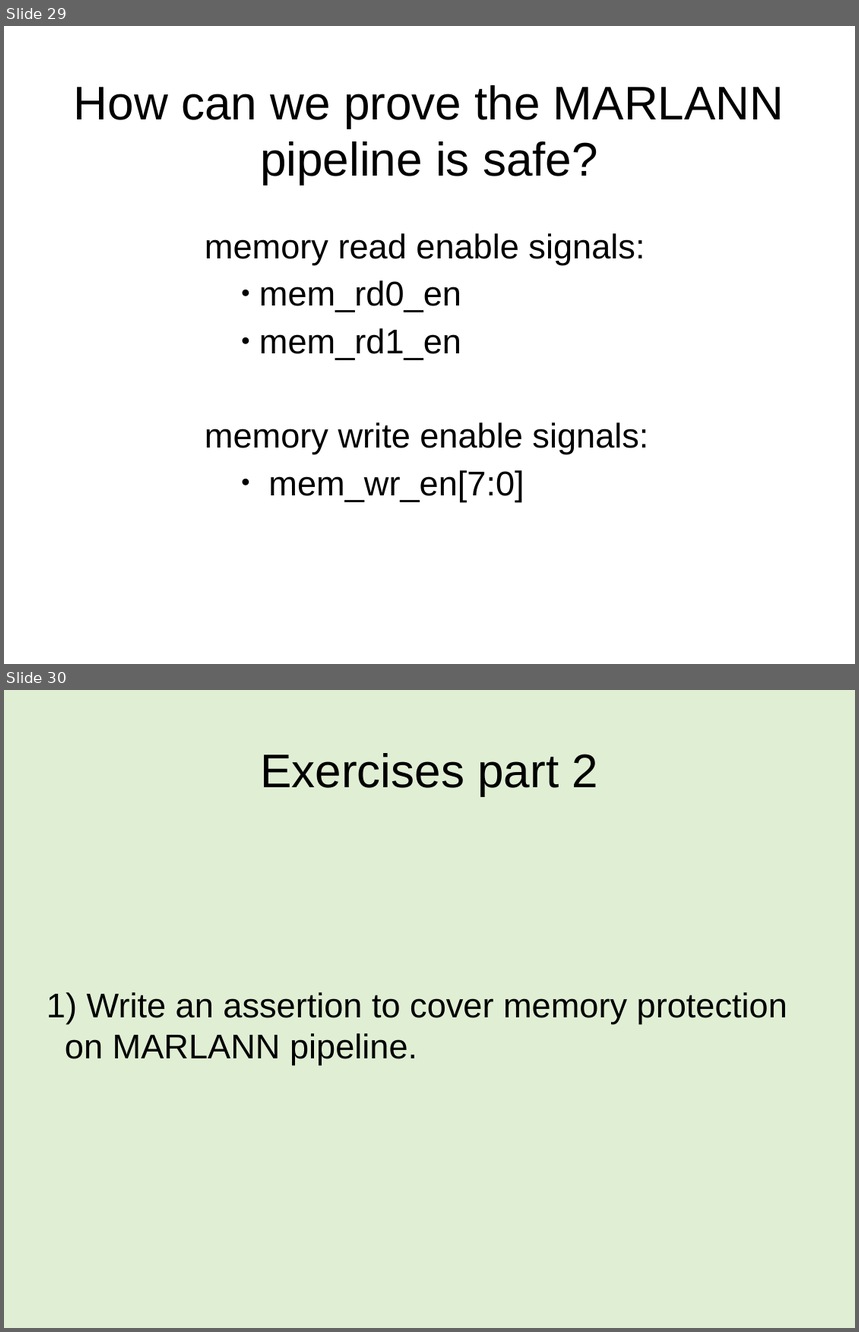
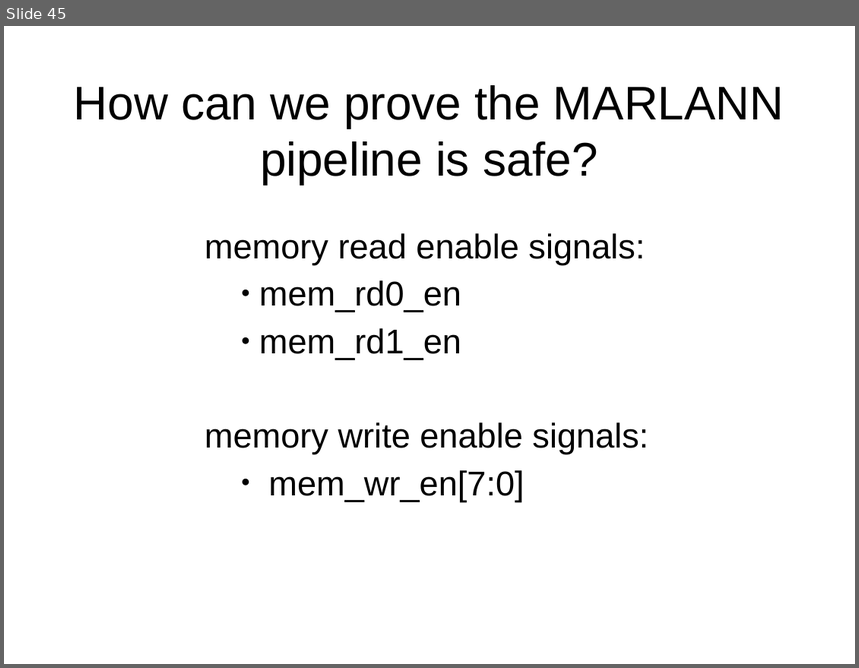
Before and after one commit to mattvenn/formal-intro-course, a slide deck: intro-course-slides.odp. Shown one above the other, each under a label of ours: slides 29 and 30 before the commit, slide 45 after it. The pictures are 859x1332 and 859x668 pixels, drawn with LibreOffice and Linux fonts; fonts in the diff are those of the drawing. Boxes give left, top, right and bottom in pixels: in the first picture for what was removed or moved away, otherwise in the second. Text is boxed around its words. In the diff, an @@ line names an element or a change of style, - is before the commit and + after.

Commit message:
move marlann

```diff
--- a/intro-course-slides.odp
+++ b/intro-course-slides.odp
@@ slide 30 removed at <box>4,690,855,1328</box>, background #E0EFD4 @@
@@ title removed at <box>260,753,598,796</box> @@
-Exercises part 2
@@ subtitle removed at <box>65,992,788,1065</box> @@
-1) Write an assertion to cover memory protection on MARLANN pipeline.
@@ what was slide 29 is now slide 45 @@
```
Also in this commit, not shown: 3 slides changed.
